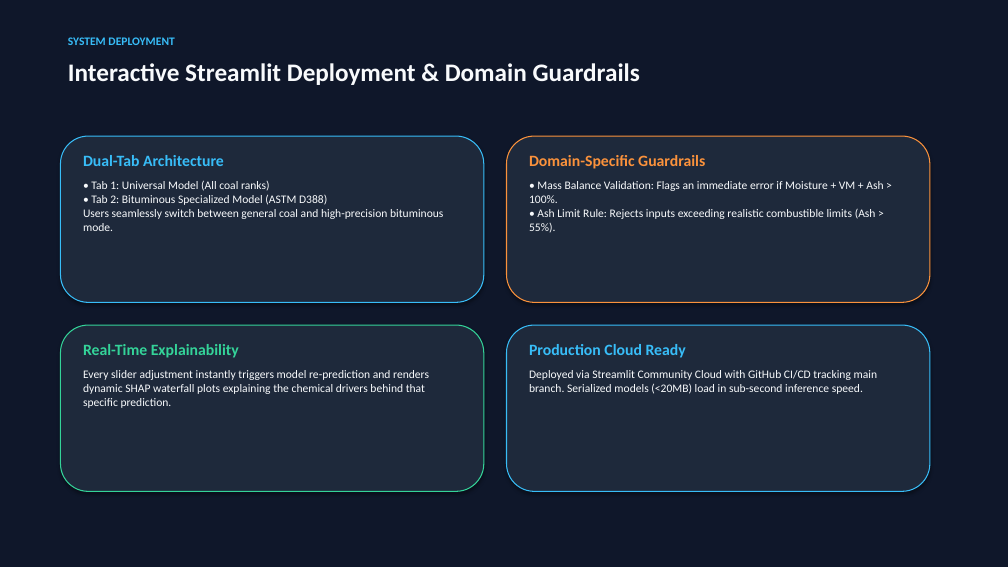
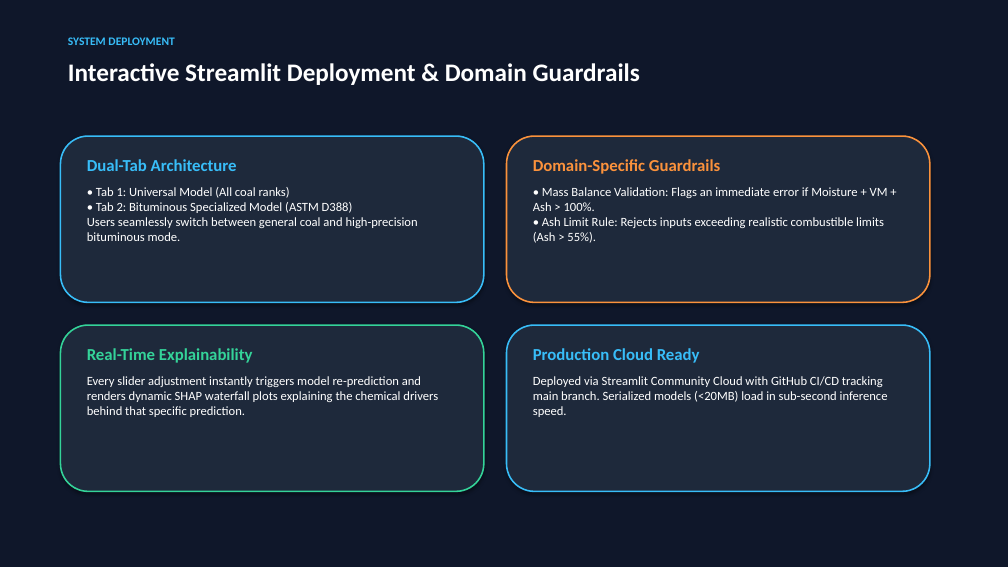
Before and after one commit to anurag-mitti/gcv_predictor, a slide deck: slide 10 of Coal_GCV_Prediction_Presentation.pptx. Drawn at 1008x567 pixels with LibreOffice and Linux fonts; fonts in the diff are those of the drawing. Boxes give left, top, right and bottom in pixels: in the first picture for what was removed or moved away, otherwise in the second. Text is boxed around its words. In the diff, an @@ line names an element or a change of style, - is before the commit and + after.

Commit message:
Enhance text contrast to pure crisp white and clean title slide

```diff
--- a/Coal_GCV_Prediction_Presentation.pptx
+++ b/Coal_GCV_Prediction_Presentation.pptx
@@ rounded rectangle at bbox=[60, 136, 484, 302]: outline #38BDF8 1 pt to #38BDF8 1.5 pt @@
@@ rounded rectangle at bbox=[507, 136, 930, 302]: outline #FB923C 1 pt to #FB923C 1.5 pt @@
@@ text "Dual-Tab Architecture" at bbox=[87, 159, 418, 241]: size 15 to 16 pt in "Dual-Tab Architecture"; size 11 to 12 pt, text colour #F8FAFC to #FFFFFF in "• Tab 1: Universal Model (All coal ..." @@
@@ text "Domain-Specific Guardrails" at bbox=[533, 159, 888, 243]: size 15 to 16 pt in "Domain-Specific Guardrails"; size 11 to 12 pt, text colour #F8FAFC to #FFFFFF in "• Mass Balance Validation: Flags an immediate ..." @@
@@ rounded rectangle at bbox=[60, 325, 484, 492]: outline #34D399 1 pt to #34D399 1.5 pt @@
@@ rounded rectangle at bbox=[507, 325, 930, 492]: outline #38BDF8 1 pt to #38BDF8 1.5 pt @@
@@ text "Real-Time Explainability" at bbox=[87, 348, 438, 417]: size 15 to 16 pt in "Real-Time Explainability"; size 11 to 12 pt, text colour #F8FAFC to #FFFFFF in "Every slider adjustment instantly triggers model re-predicti ..." @@
@@ text "Production Cloud Ready" at bbox=[533, 348, 888, 417]: size 15 to 16 pt in "Production Cloud Ready"; size 11 to 12 pt, text colour #F8FAFC to #FFFFFF in "Deployed via Streamlit Community Cloud with GitHub ..." @@
```
Also in this commit, not shown: 10 other slides changed, 1 other file.
